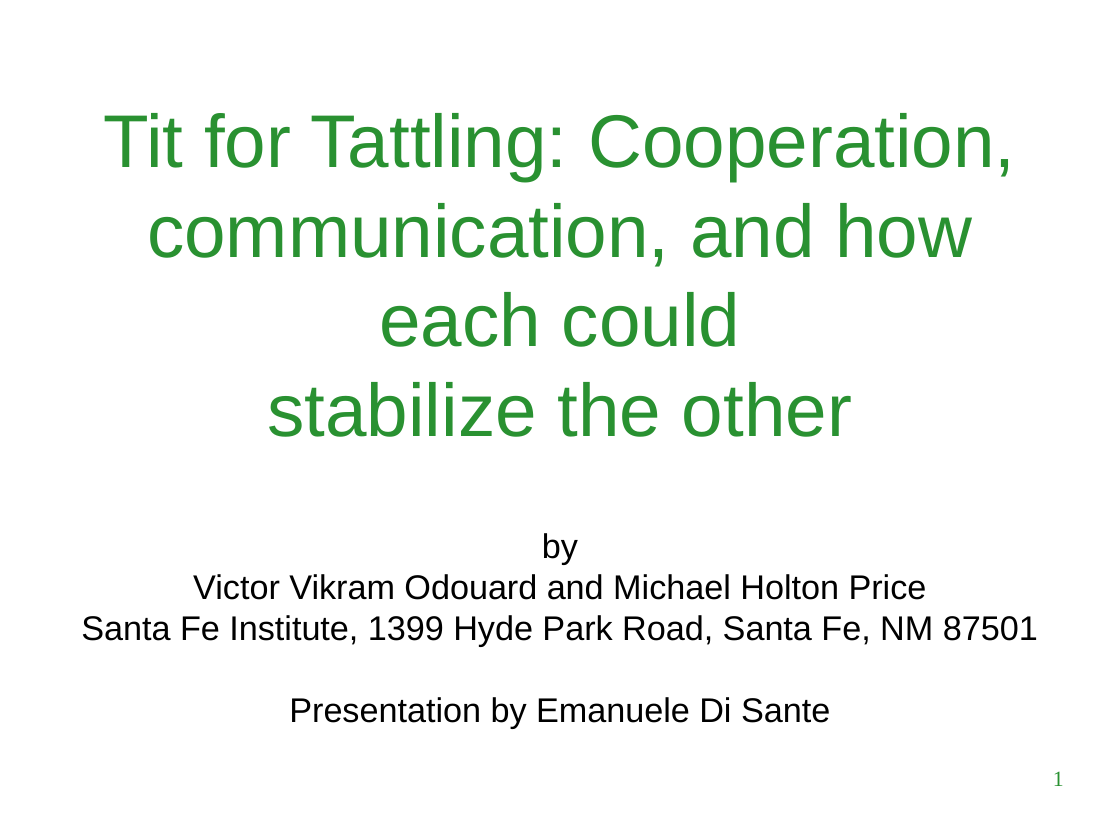
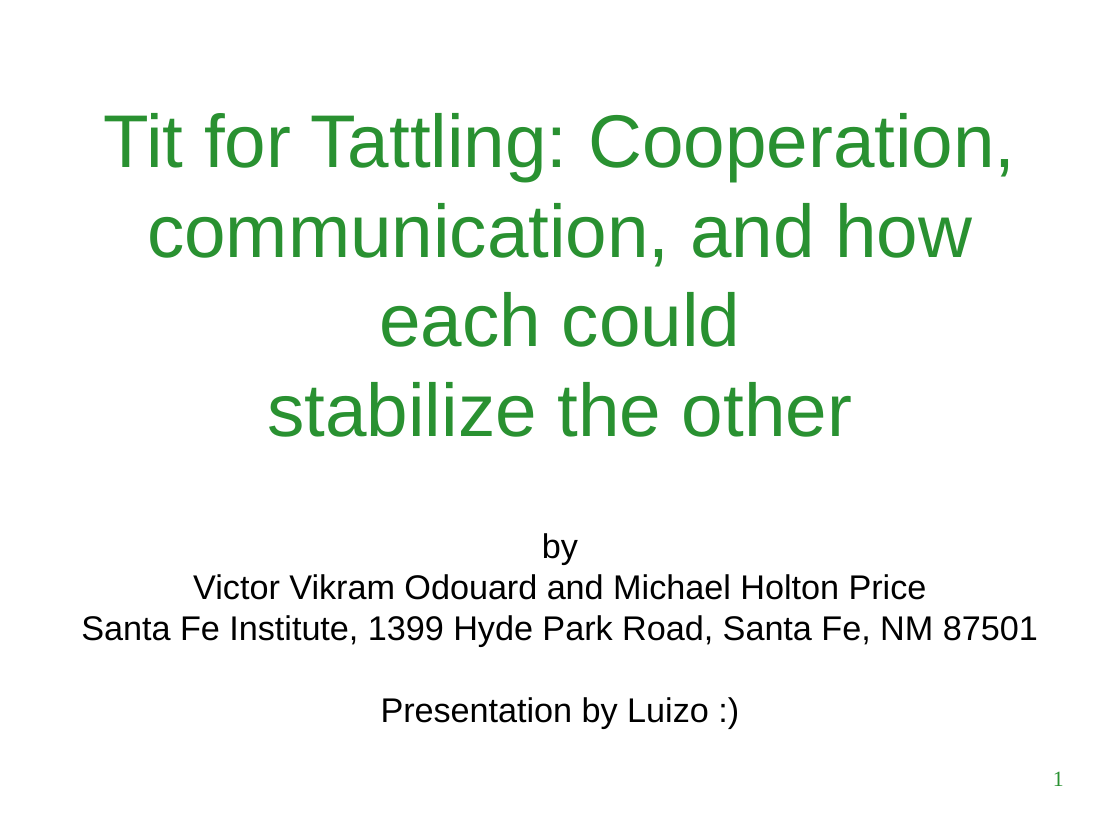
Before and after one commit to LuigiBrosNin/Luizo-s-notes, a slide deck: slide 1 of content/Master first year/Complex systems and network science/Tit_for_tatting_presentation.odp. Drawn at 1120x840 pixels with LibreOffice and Linux fonts; fonts in the diff are those of the drawing; background and template pictures are left out. Boxes give left, top, right and bottom in pixels: in the first picture for what was removed or moved away, otherwise in the second. Text is boxed around its words. In the diff, an @@ line names an element or a change of style, - is before the commit and + after.

```diff
--- a/content/Master first year/Complex systems and network science/Tit_for_tatting_presentation.odp
+++ b/content/Master first year/Complex systems and network science/Tit_for_tatting_presentation.odp
@@ subtitle at (81, 615, 1038, 728): text changed @@
-Santa Fe Institute, 1399 Hyde Park Road, Santa Fe, NM 87501
-Presentation by Emanuele Di Sante
+Santa Fe Institute, 1399 Hyde Park Road, Santa Fe, NM 87501
+Presentation by Luizo :)
```
Also in this commit, not shown: 2 other files.
